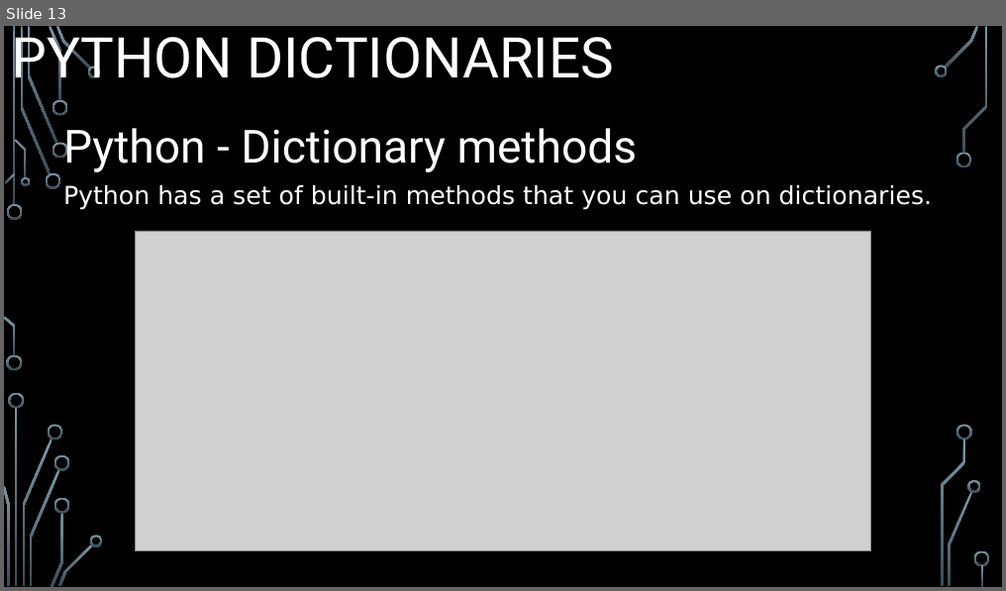
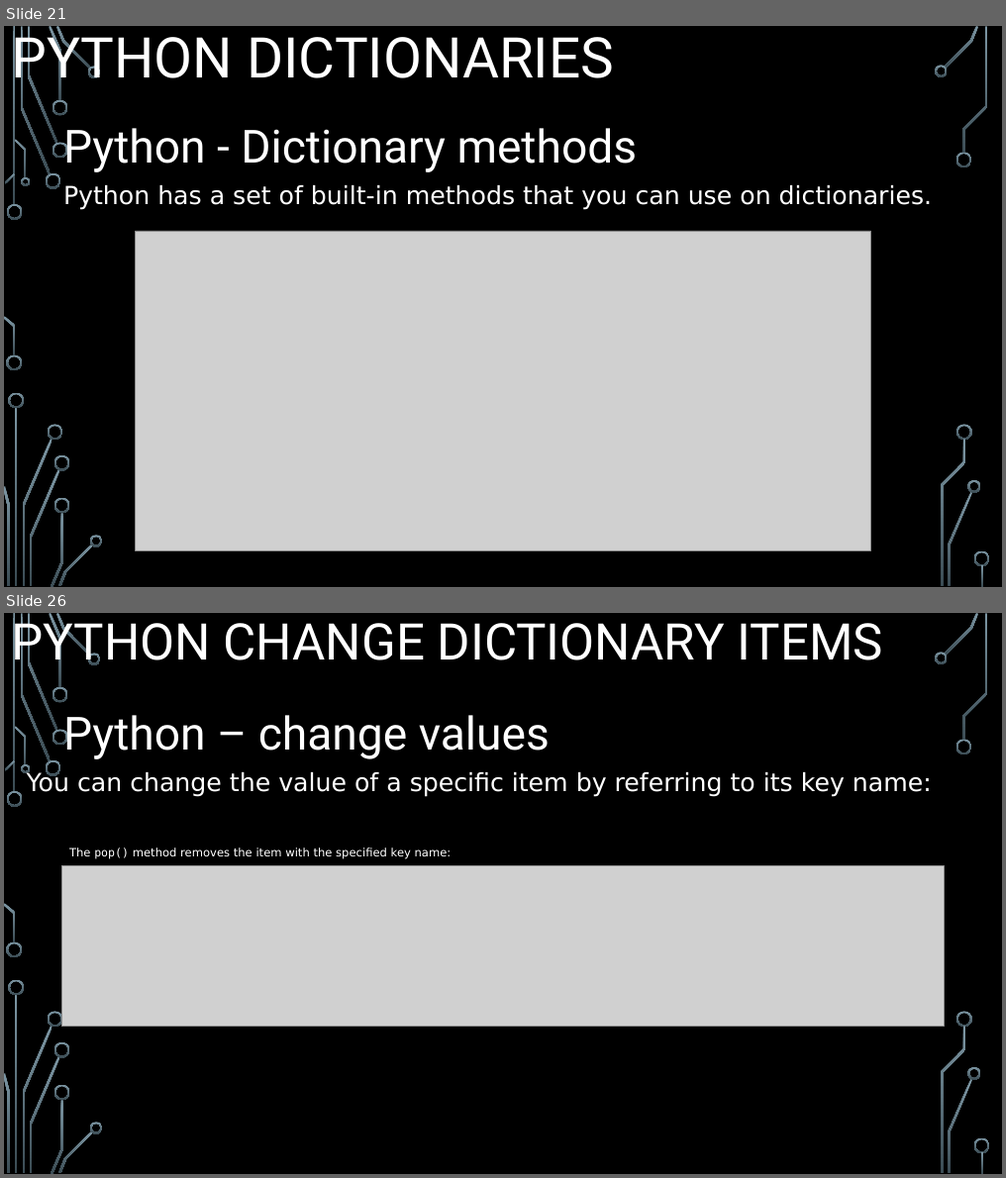
Before and after one commit to mjaypecjo/cs2022, a slide deck: python/4110E228_Report_Python.pptx. Shown one above the other, each under a label of ours: slide 13 before the commit, slides 21 and 26 after it; the slides between them are not shown. The pictures are 1006x591 and 1006x1178 pixels, drawn with LibreOffice and Linux fonts; fonts in the diff are those of the drawing; grey boxes stand for pictures; background and template pictures are left out. Boxes give left, top, right and bottom in pixels: in the first picture for what was removed or moved away, otherwise in the second. Text is boxed around its words. In the diff, an @@ line names an element or a change of style, - is before the commit and + after.

```diff
--- a/python/4110E228_Report_Python.pptx
+++ b/python/4110E228_Report_Python.pptx
@@ slide 26 added at box(4, 613, 1002, 1174), background picture (left out); not listed: 36 template elements that a slide beside it also shows @@
@@ title added at box(12, 613, 883, 671), 48.6 pt, text #FFFFFF @@
+PYTHON CHANGE DICTIONARY ITEMS
@@ text added at box(63, 715, 549, 760), 44 pt, text #FFFFFF @@
+Python – change values
@@ text added at box(27, 770, 932, 797), 24 pt, text #FFFFFF @@
+You can change the value of a specific item by referring to its key name:
@@ text added at box(69, 848, 451, 860), 11 pt, text #FFFFFF @@
+The pop() method removes the item with the specified key name:
@@ picture added at box(61, 866, 944, 1027) @@
@@ what was slide 13 is now slide 21 @@
```
Also in this commit, not shown: 44 other slides added.
